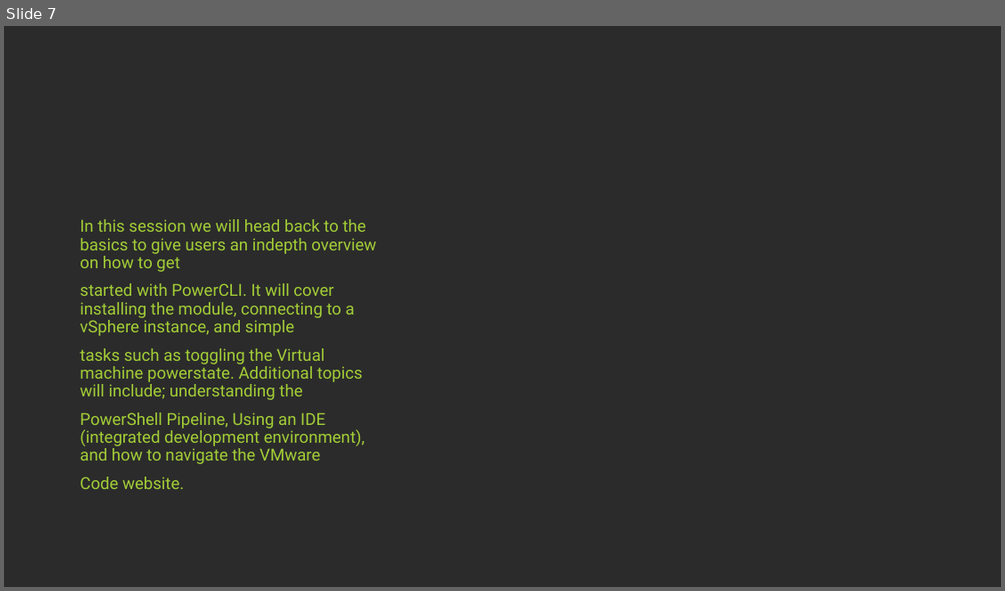
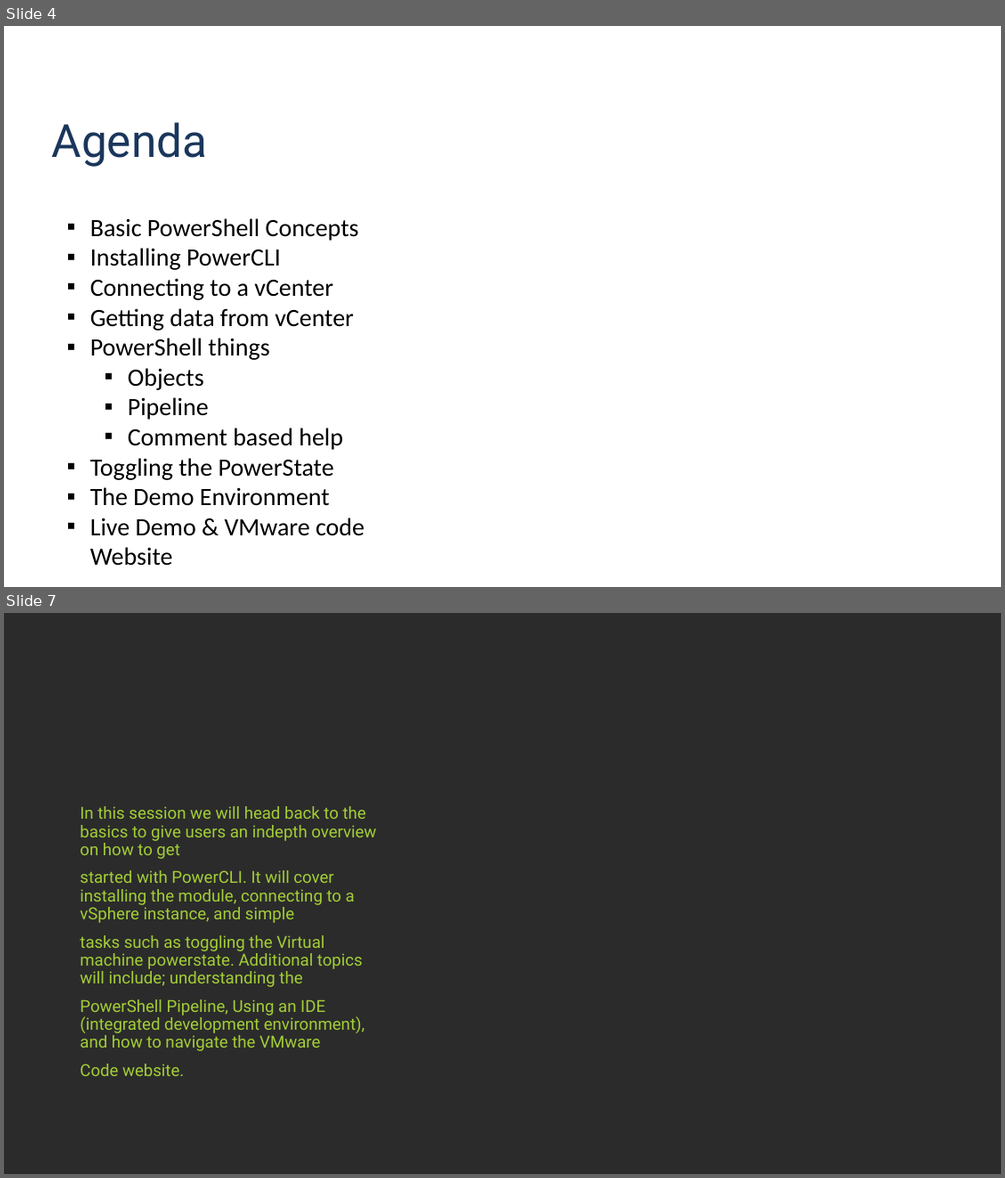
Before and after one commit to jpsider/Invoke-Automation, a slide deck: Powercli/PDX_VMUG_2023/UserCon-PPT-2023.pptx. Shown one above the other, each under a label of ours: slide 7 before the commit, slides 4 and 7 after it; the slides between them are not shown. The pictures are 1005x591 and 1005x1178 pixels, drawn with LibreOffice and Linux fonts; fonts in the diff are those of the drawing; background and template pictures are left out; a plain dark background stands for a picture behind light text. Boxes give left, top, right and bottom in pixels: in the first picture for what was removed or moved away, otherwise in the second. Text is boxed around its words. In the diff, an @@ line names an element or a change of style, - is before the commit and + after.

```diff
--- a/Powercli/PDX_VMUG_2023/UserCon-PPT-2023.pptx
+++ b/Powercli/PDX_VMUG_2023/UserCon-PPT-2023.pptx
@@ slide 4 added at (4, 26, 1001, 587), background picture (left out) @@
@@ title added at (52, 122, 208, 167), 44 pt, text #1A365C @@
+Agenda
@@ text added at (90, 218, 364, 565), 24 pt, text #000000 @@
+▪ Basic PowerShell Concepts
+▪ Installing PowerCLI
+▪ Connecting to a vCenter
+▪ Getting data from vCenter
+▪ PowerShell things
+  ▪ Objects
+  ▪ Pipeline
+  ▪ Comment based help
+▪ Toggling the PowerState
+▪ The Demo Environment
+▪ Live Demo & VMware code Website
```
Also in this commit, not shown: 2 other slides added, 3 slides removed.
